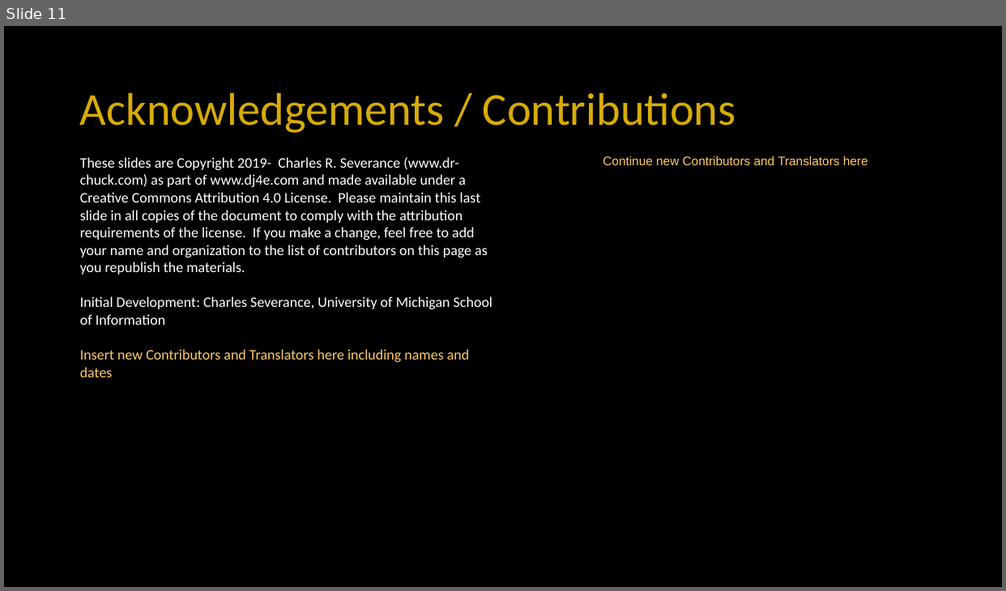
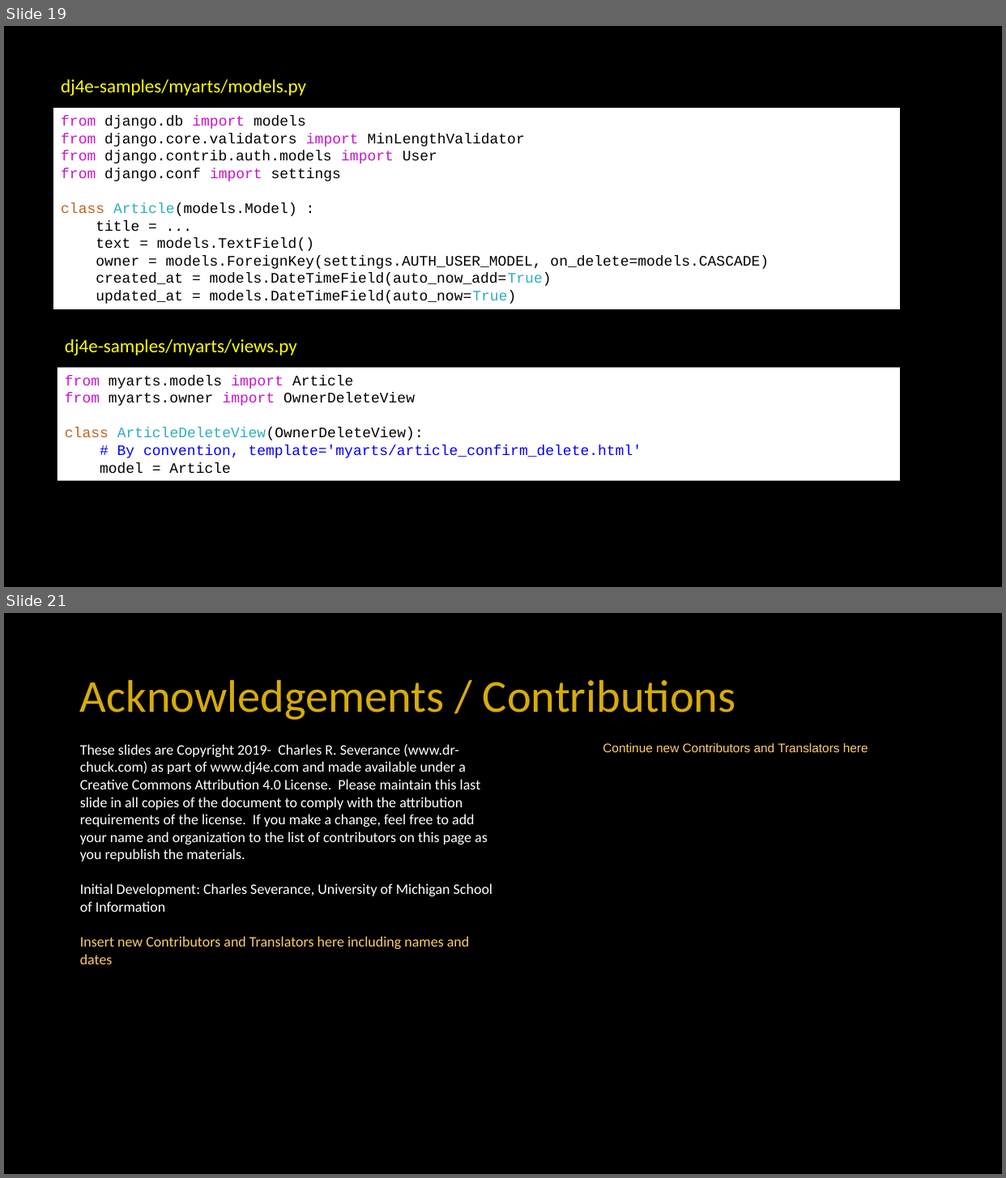
Before and after one commit to csev/dj4e, a slide deck: lectures/DJ-12-Owned-Rows.pptx. Shown one above the other, each under a label of ours: slide 11 before the commit, slides 19 and 21 after it; the slides between them are not shown. The pictures are 1006x591 and 1006x1178 pixels, drawn with LibreOffice and Linux fonts; fonts in the diff are those of the drawing. Boxes give left, top, right and bottom in pixels: in the first picture for what was removed or moved away, otherwise in the second. Text is boxed around its words. In the diff, an @@ line names an element or a change of style, - is before the commit and + after.

```diff
--- a/lectures/DJ-12-Owned-Rows.pptx
+++ b/lectures/DJ-12-Owned-Rows.pptx
@@ slide 19 added at box(4, 26, 1002, 587), background #000000 @@
@@ text added at box(61, 79, 306, 96), 18 pt, text #FFFF00 @@
+dj4e-samples/myarts/models.py
@@ rectangle added at box(53, 108, 900, 309), fill #FFFFFF, 14 pt, text #000000 @@
+from django.db import models
+from django.core.validators import MinLengthValidator
+from django.contrib.auth.models import User
+from django.conf import settings
+class Article(models.Model) :
+title = ...
+text = models.TextField()
+owner = models.ForeignKey(settings.AUTH_USER_MODEL, on_delete=models.CASCADE)
+created_at = models.DateTimeField(auto_now_add=True)
+updated_at = models.DateTimeField(auto_now=True)
@@ text added at box(65, 339, 297, 356), 18 pt, text #FFFF00 @@
+dj4e-samples/myarts/views.py
@@ rectangle added at box(57, 367, 900, 480), fill #FFFFFF, 14 pt, text #000000 @@
+from myarts.models import Article
+from myarts.owner import OwnerDeleteView
+class ArticleDeleteView(OwnerDeleteView):
+# By convention, template='myarts/article_confirm_delete.html'
+model = Article
@@ what was slide 11 is now slide 21 @@
```
Also in this commit, not shown: 3 slides changed, 9 other slides added.
